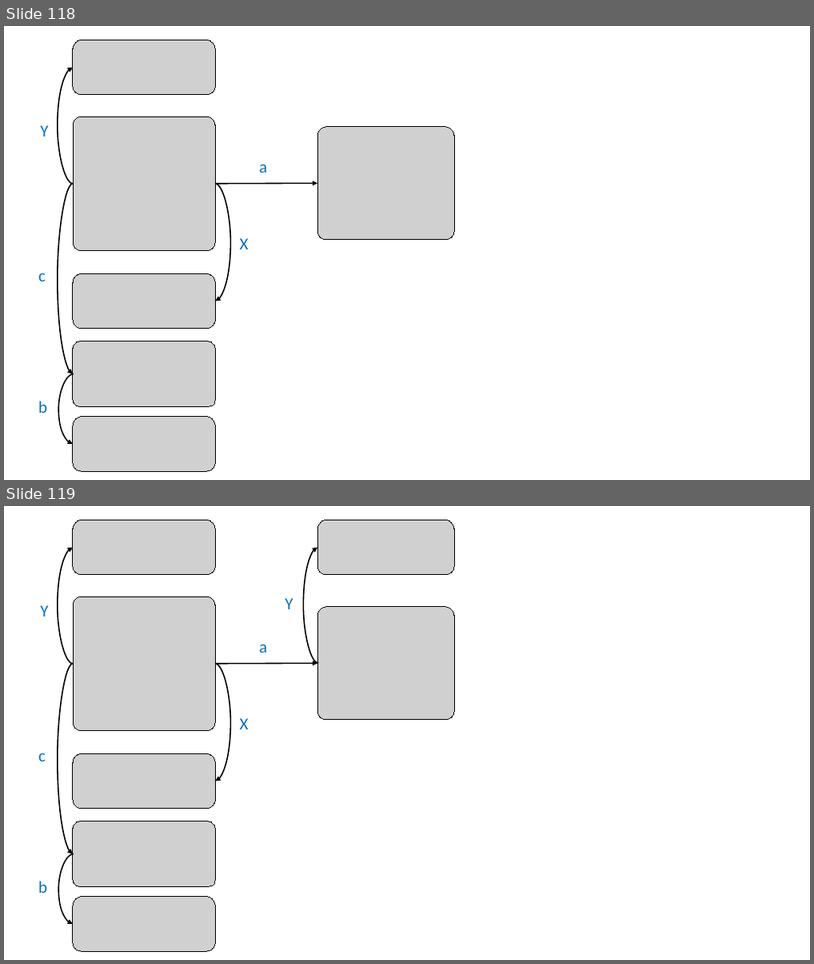
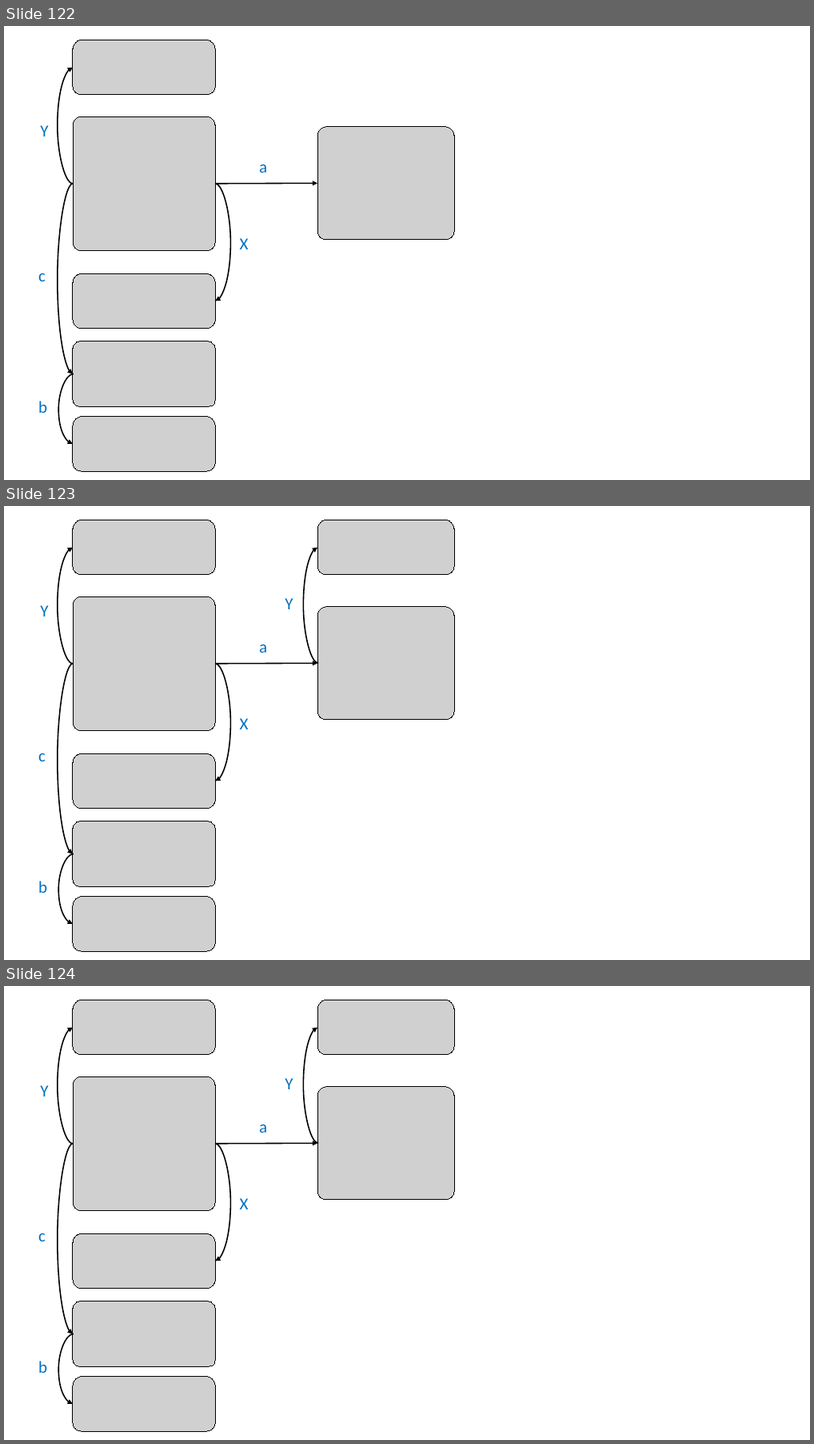
Before and after one commit to nivshani/compilation, a slide deck: slides/bottom_up_parsing.pptx. Shown one above the other, each under a label of ours: slides 118 and 119 before the commit, slides 122, 123 and 124 after it. The pictures are 814x964 and 814x1444 pixels, drawn with LibreOffice and Linux fonts; fonts in the diff are those of the drawing; grey boxes stand for pictures. Boxes give left, top, right and bottom in pixels: in the first picture for what was removed or moved away, otherwise in the second. Text is boxed around its words. In the diff, an @@ line names an element or a change of style, - is before the commit and + after.

```diff
--- a/slides/bottom_up_parsing.pptx
+++ b/slides/bottom_up_parsing.pptx
@@ slide 123 added at <box>4,506,810,960</box>, background #FFFFFF @@
@@ picture added at <box>73,520,216,575</box> @@
@@ picture added at <box>318,520,454,575</box> @@
@@ curved arrow added from (73, 664) to (73, 547), #000000 1.5 pt @@
@@ curved arrow added from (318, 664) to (318, 547), #000000 1.5 pt @@
@@ picture added at <box>73,596,215,731</box> @@
@@ text added at <box>285,598,293,609</box>, 20 pt, text #0070C0 @@
+Y
@@ text added at <box>40,605,48,616</box>, 20 pt, text #0070C0 @@
+Y
@@ picture added at <box>318,607,454,719</box> @@
@@ text added at <box>259,644,267,652</box>, 20 pt, text #0070C0 @@
+a
@@ curved arrow added from (73, 664) to (73, 854), #000000 1.5 pt @@
@@ arrow added from (215, 664) to (318, 664), #000000 1.5 pt @@
@@ curved arrow added from (215, 664) to (216, 780), #000000 1.5 pt @@
@@ text added at <box>240,718,249,729</box>, 20 pt, text #0070C0 @@
+X
@@ text added at <box>38,753,46,761</box>, 20 pt, text #0070C0 @@
+c
@@ picture added at <box>73,753,216,808</box> @@
@@ picture added at <box>73,821,216,887</box> @@
@@ curved arrow added from (74, 854) to (73, 924), #000000 1.5 pt @@
@@ text added at <box>38,880,47,892</box>, 20 pt, text #0070C0 @@
+b
@@ picture added at <box>73,896,216,952</box> @@
@@ what was slide 118 is now slide 122 @@
@@ what was slide 119 is now slide 124 @@
```
Also in this commit, not shown: 10 other slides added, 1 other file.
